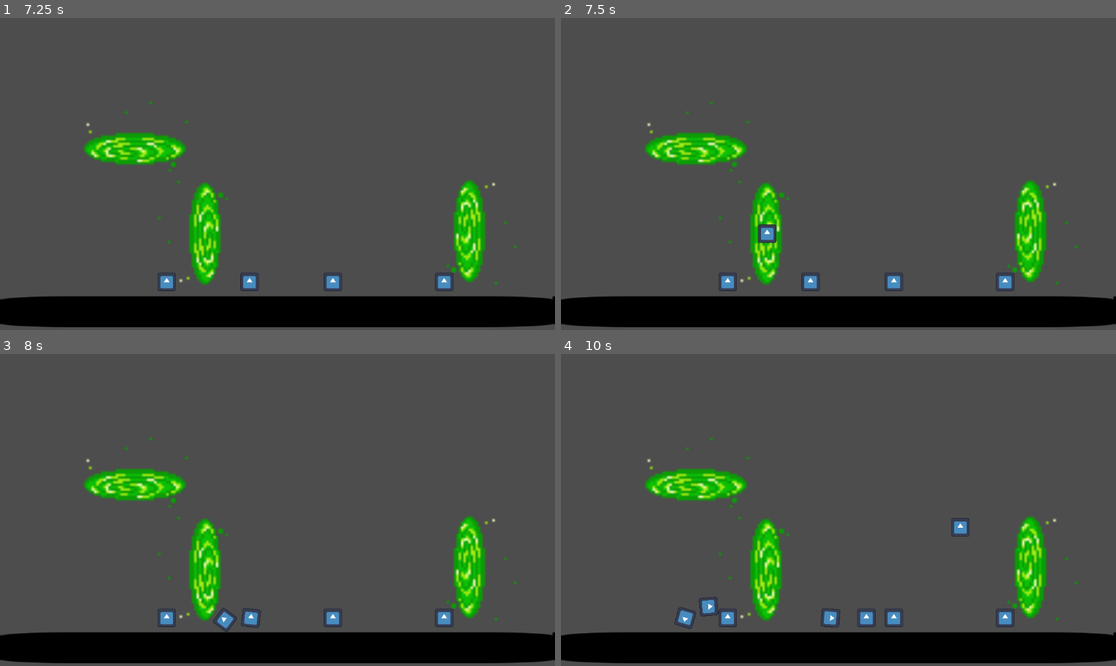
Above: before the commit, frames 1-4 (two rows, left to right).
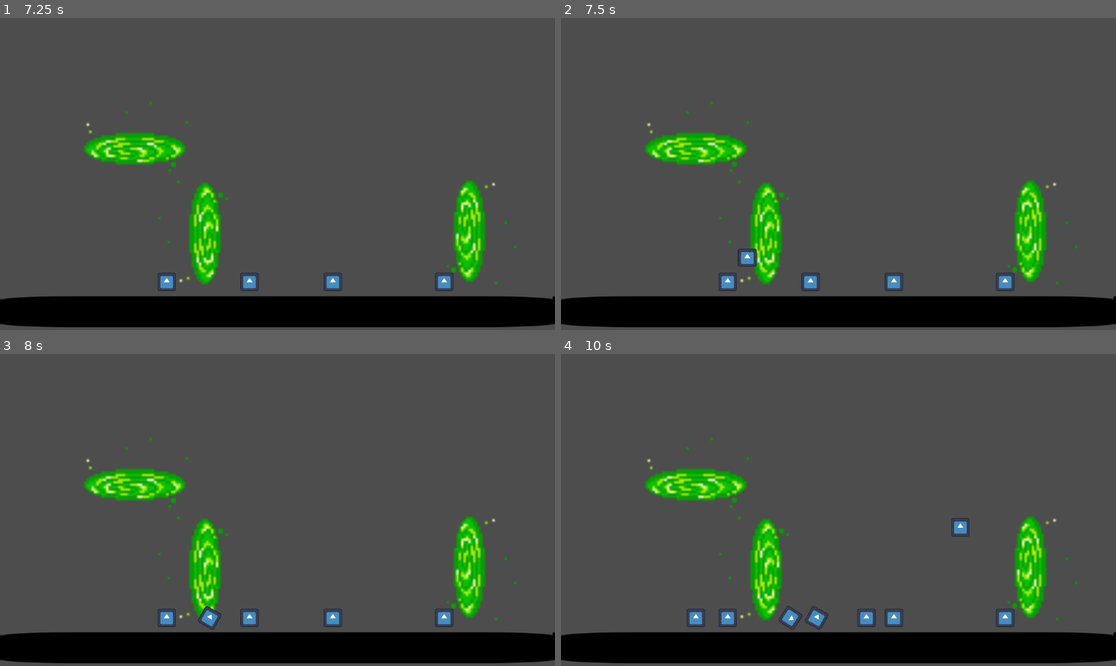
Above: after the commit, the same moments.

Repository: letoro99/CC5409-Taller-Multi
Game: Godot game, scene res://scenes/mainScreen.tscn
The game is run twice, just before and just after one commit, with the same random seed, the same clock (stepped at 60 frames per second) and the same inputs. The engine's default icon, where the game draws it, is replaced by a stand-in: a white triangle on a blue panel in a dark square.
Inputs (mouse positions are in pixels of both pictures, inside the frame that each line leads up to):
- Up to frame 1 (7.25 s): click "PLAY" at 0.5 s; click (277, 158) at 1.27 s; type "Alex" at 1.35 s; click "HOST" at 2 s; click "PLAY!!" at 2.75 s; move the mouse to (399, 158) at 3.52 s; hold D (move_right) 3.53-5.03 s; click (399, 158) at 3.6 s; tap W (jump) at 3.77, 4.52, 6.02, 6.77 s; move the mouse to (166, 189) at 4.27 s; click (166, 189) at 4.35 s; move the mouse to (333, 105) at 5.02 s; hold A (move_left) 5.03-5.78 s; click (333, 105) at 5.1 s; move the mouse to (249, 236) at 5.77 s; hold D (move_right) from 5.78 s (still down); click (249, 236) at 5.85 s; move the mouse to (444, 220) at 6.52 s; click (444, 220) at 6.6 s
- Up to frame 2 (7.5 s): move the mouse to (672, 127) at 7.27 s; release D (move_right) at 7.28 s; hold A (move_left) from 7.28 s (still down); click (672, 127) at 7.35 s
- Up to frame 3 (8 s): keep holding A (move_left); tap W (jump) at 7.52 s
- Up to frame 4 (10 s): move the mouse to (866, 510) at 8.02 s; release A (move_left) at 8.03 s; hold D (move_right) 8.03-8.78 s; click (866, 510) at 8.1 s; move the mouse to (755, 432) at 8.77 s; hold A (move_left) from 8.78 s (still down); click (755, 432) at 8.85 s; tap W (jump) at 9.02, 9.77 s; move the mouse to (960, 494) at 9.52 s; click (960, 494) at 9.6 s

Frame 1 is identical in both runs. In frame 2, 0.3% of the frame differs, in the area x 31-39%, y 66-80%; in frame 3, 0.3%; in frame 4, 0.7%, in the area x 20-51%, y 77-89%.
Error in both runs: Cannot call method 'get_unique_id' on a null value. (res://scenes/menus/lobbyScreen.gd:105)

Commit message:
add entity Props with portal mechanics

Diff:
--- a/scenes/game/portals/bola.gd
+++ b/scenes/game/portals/bola.gd
@@ -1,16 +1,22 @@
+class_name Props
 extends RigidBody2D
 
 var isTeleporting : bool = false
 var outPortal : Portal
+var diffPositon : Vector2
 
 func transportate(in_portal: Portal, out_portal: Portal):
 	isTeleporting = true
 	outPortal = out_portal
+	var angleNormals = out_portal.normal_portal.angle_to(in_portal.normal_portal)
+	var diff = (in_portal.global_position - self.global_position).rotated(angleNormals)
+	diffPositon = Vector2(out_portal.normal_portal.x * diff.x, out_portal.normal_portal.x * diff.y)
 
 func _integrate_forces(physics_state: PhysicsDirectBodyState2D):
 	if isTeleporting:
 		var exitSpeed = max(abs(linear_velocity.x), abs(linear_velocity.y))
 		linear_velocity = Vector2.ZERO
+		prints("diffPos: ", diffPositon)
 		apply_central_impulse(outPortal.normal_portal * exitSpeed)
-		physics_state.transform = Transform2D(0.0, outPortal.global_position)
+		physics_state.transform = Transform2D(0.0, outPortal.global_position + diffPositon)
 		isTeleporting = false
--- a/scenes/game/portals/portal.gd
+++ b/scenes/game/portals/portal.gd
@@ -23,7 +23,6 @@
 		another_portal.disabling_portal()
 		body.transportate(self, another_portal)
 
-
 # Called when the node enters the scene tree for the first time.
 func _ready():
 	area.body_entered.connect(on_area_body_entered)
